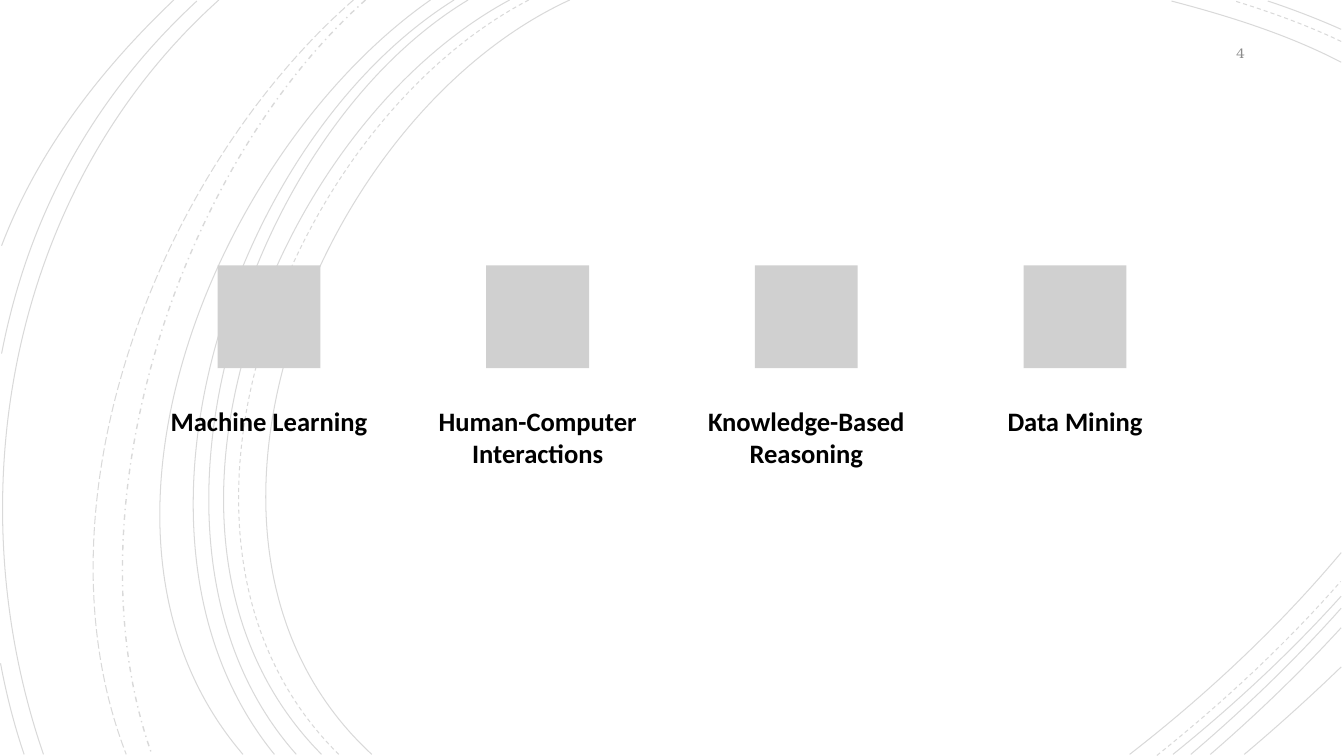
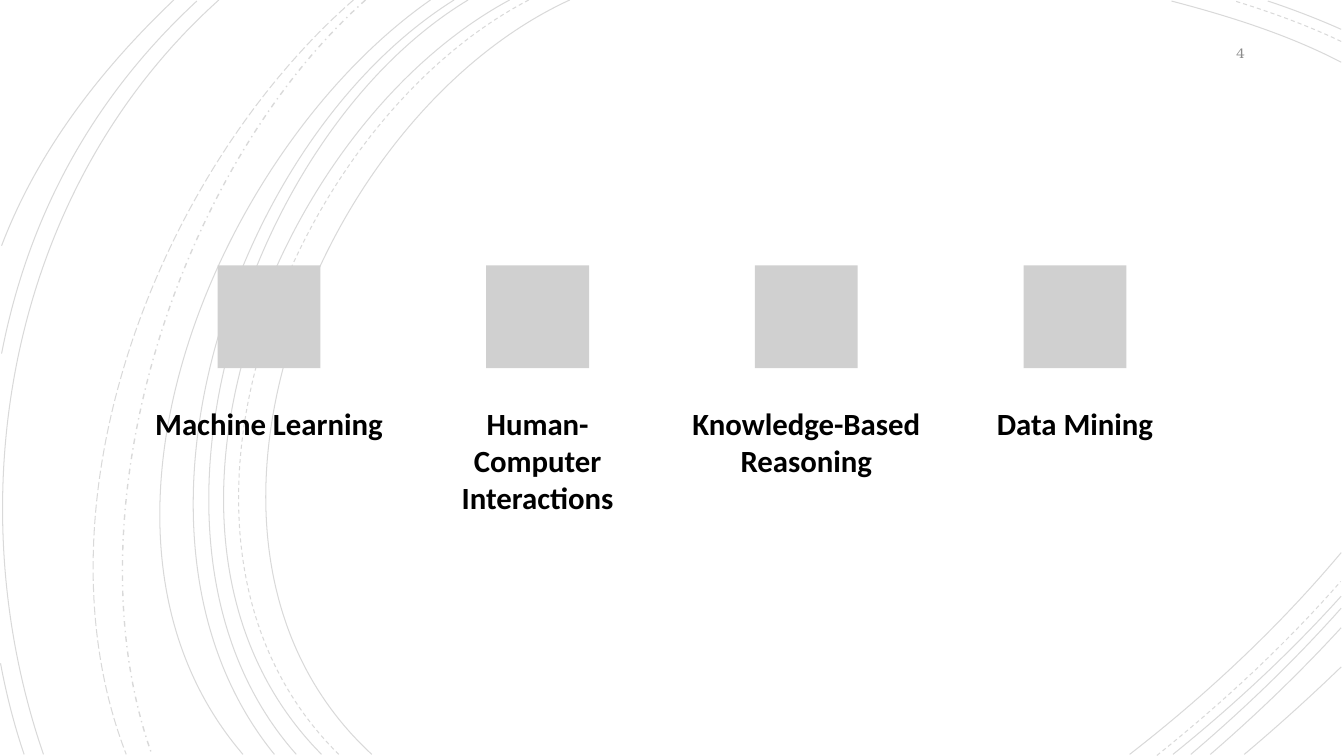
Before and after one commit to ottomattas/INFOIE, a slide deck: slide 4 of Assignments/toot.ai_A2_vision_pitch.pptx. Drawn at 1344x756 pixels with LibreOffice and Linux fonts; fonts in the diff are those of the drawing; grey boxes stand for pictures. Boxes give left, top, right and bottom in pixels: in the first picture for what was removed or moved away, otherwise in the second. Text is boxed around its words. In the diff, an @@ line names an element or a change of style, - is before the commit and + after.

```diff
--- a/Assignments/toot.ai_A2_vision_pitch.pptx
+++ b/Assignments/toot.ai_A2_vision_pitch.pptx
@@ size 19 to 22 pt; more space between paragraphs in 4 elements at (155, 413, 383, 441), (462, 415, 614, 510), (692, 413, 920, 478), (997, 413, 1154, 441) @@
```
Also in this commit, not shown: 1 other slide changed, 1 other file.
